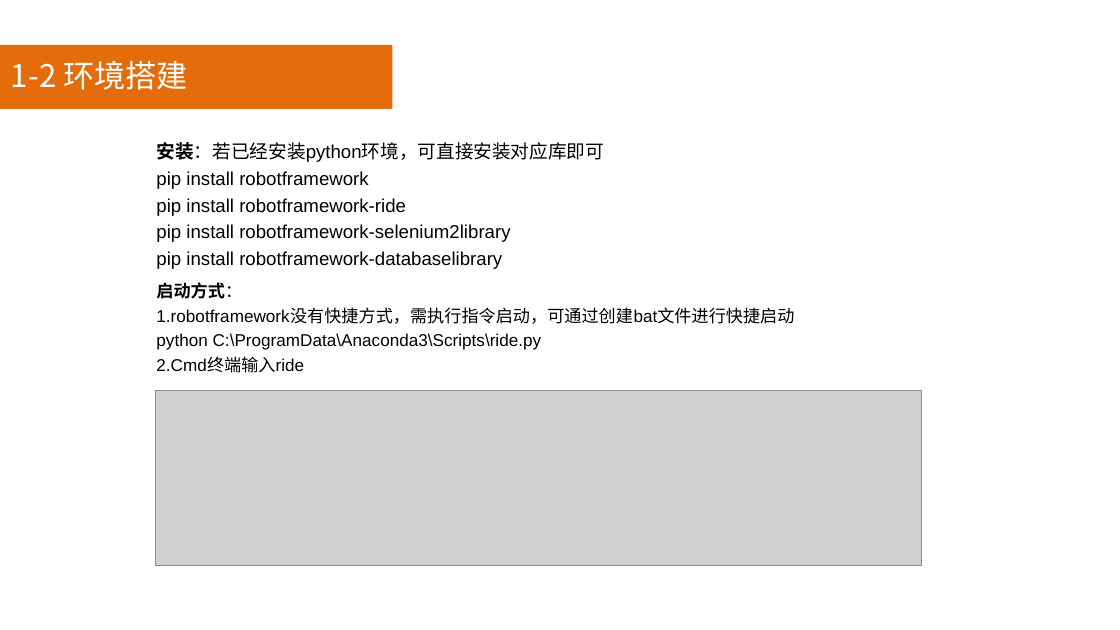
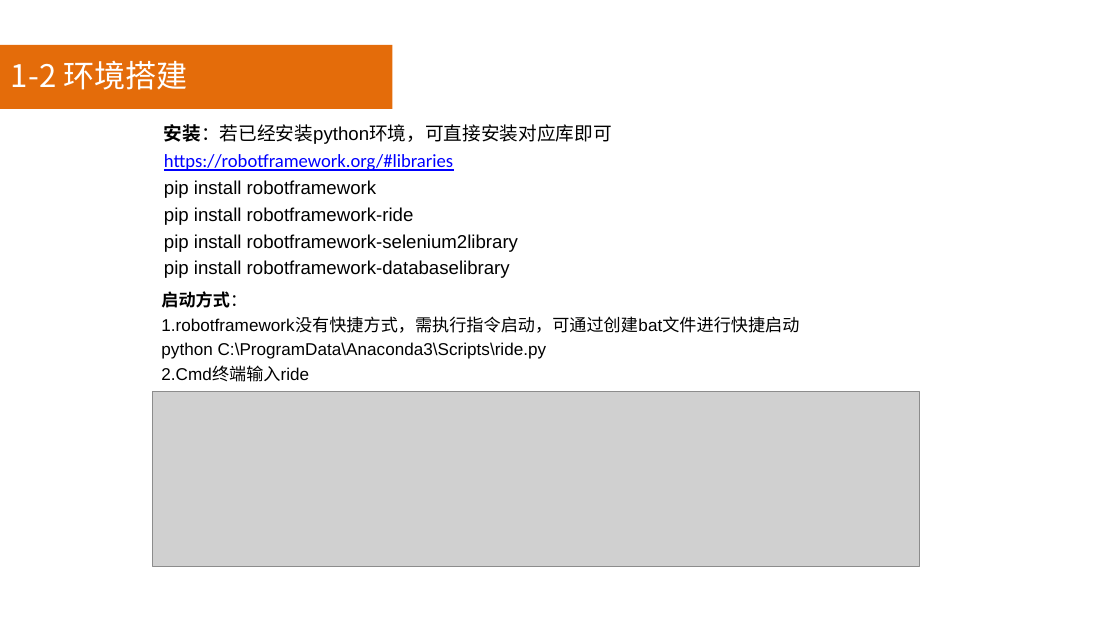
Before and after one commit to jimmyue/skills, a slide deck: slide 5 of 基于RobotFramework的UI自动化测试.pptx. Drawn at 1120x630 pixels with LibreOffice and Linux fonts; fonts in the diff are those of the drawing; grey boxes stand for pictures; background and template pictures are left out. Boxes give left, top, right and bottom in pixels: in the first picture for what was removed or moved away, otherwise in the second. Text is boxed around its words. In the diff, an @@ line names an element or a change of style, - is before the commit and + after.

```diff
--- a/基于RobotFramework的UI自动化测试.pptx
+++ b/基于RobotFramework的UI自动化测试.pptx
@@ text "安装：若已经安装python环境，可直接安装对应库即可": place and size @@
-text "安装：若已经安装python环境，可直接安装对应库即可" at [156,142,604,269]
+text "安装：若已经安装python环境，可直接安装对应库即可" at [164,124,612,278]
@@ text at [164,154,453,171]: paragraph added @@
+https://robotframework.org/#libraries
@@ text "启动方式：": place and size @@
-text "启动方式：" at [156,282,794,373]
+text "启动方式：" at [161,291,799,382]
```
Also in this commit, not shown: 4 other slides changed, 1 slide added.
